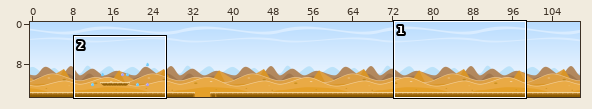
Two states of a Tiled map, android/assets/mapas/map64.tmx. Above: a wide view before the commit, with the close-up outlined.
Close-up. Before the edit:
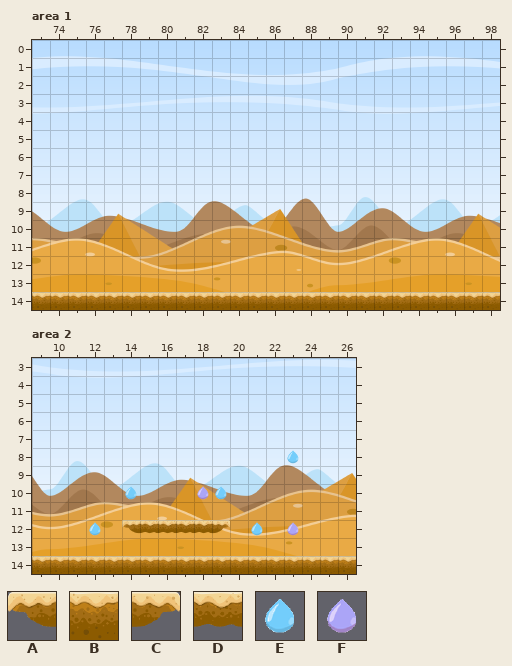
Cells are 64x64 px. Shown: area 1 x 73..98, y 0..14; area 2 x 9..26, y 3..14. The commit also changed other parts of the map, which this record leaves out.
Key: from "Ground": A 0, B 2, C 4, D 5; from "gota": E 0; from "gotaPulo": F 0.
_ is an empty cell.
Layers that did not change in this view are not listed.
Layer "objects" before, area 1, first column x 73:
 0 __________________________
 1 __________________________
 2 __________________________
 3 __________________________
 4 __________________________
 5 __________________________
 6 __________________________
 7 __________________________
 8 __________________________
 9 __________________________
10 __________________________
11 __________________________
12 __________________________
13 __________________________
14 BBBBBBBBBBBBBBBBBBBBBBBBBB
Layer "objects" before, area 2, first column x 9:
 3 __________________
 4 __________________
 5 __________________
 6 __________________
 7 __________________
 8 ______________E___
 9 __________________
10 _____E___FE_______
11 __________________
12 ___E_ADDDDC_E_F___
13 __________________
14 BBBBBBBBBBBBBBBBBB
After the commit:
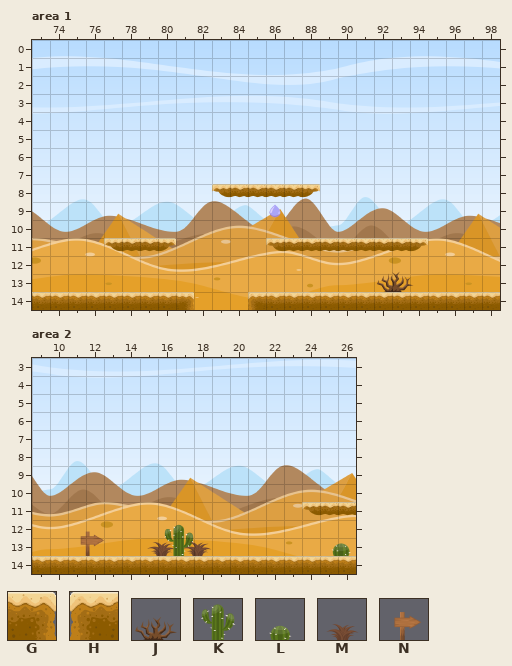
Further tiles: from "Ground": G 1, H 3; from "compilado": J 0, K 2, L 3, M 5, N 7.
Difference:
Changed rows in their new state; . is an unchanged cell.
Layer "objects", area 1:
first column x 77:
 8 ......ADDDDC......
 9 .........F........
11 ADDC.....ADDDDDDDC
13 ...............J..
14 ....G___H.........
Layer "objects", area 2:
first column x 11:
 8 ............_...
10 ..._...__.......
11 .............ADD
12 ._.______._._...
13 N...MKM.......L.
